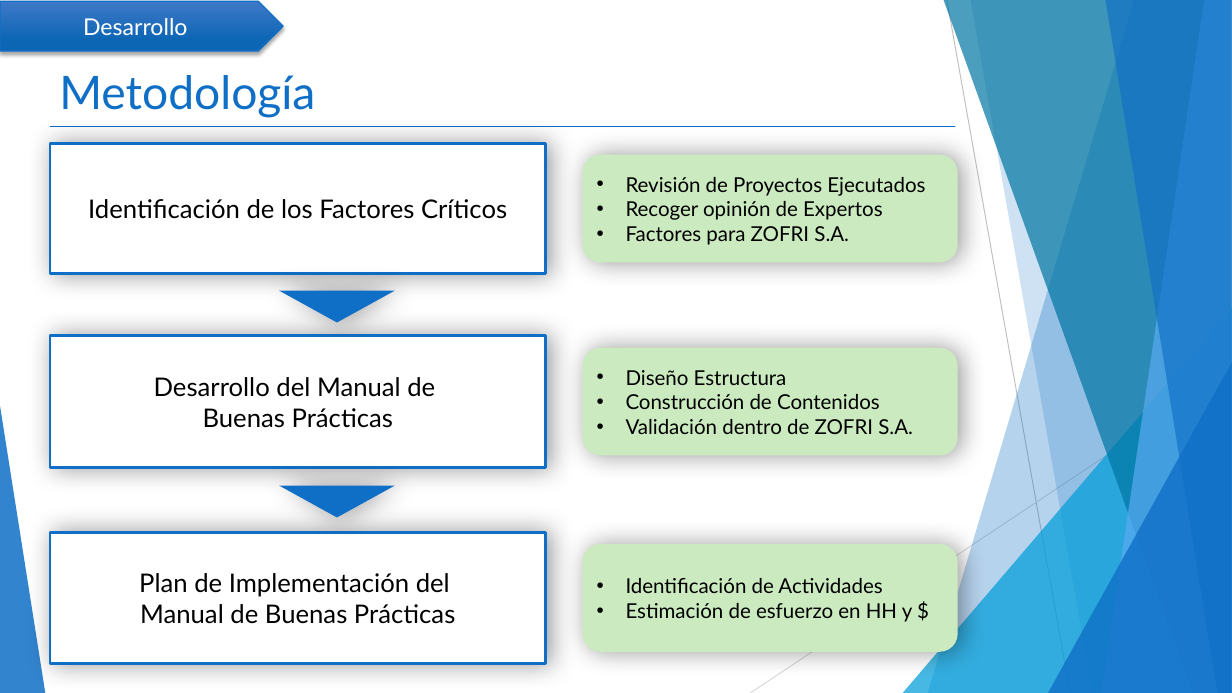
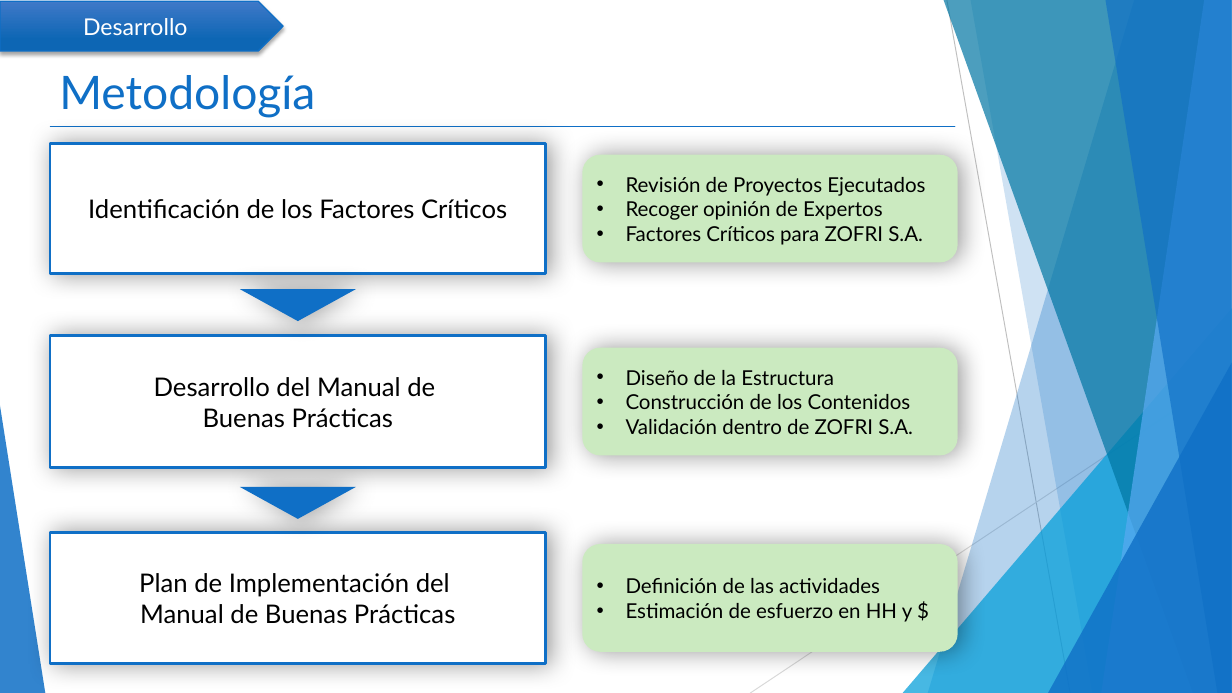
Before and after one commit to mcamara75/tituloUnap, a slide deck: slide 9 of 2018/TT IQQ 2018 Camara y Garay.pptx. Drawn at 1232x693 pixels with LibreOffice and Linux fonts; fonts in the diff are those of the drawing. Boxes give left, top, right and bottom in pixels: in the first picture for what was removed or moved away, otherwise in the second. Text is boxed around its words. In the diff, an @@ line names an element or a change of style, - is before the commit and + after.

Commit message:
Mejoras en redacción de puntos en la metodología

```diff
--- a/2018/TT IQQ 2018 Camara y Garay.pptx
+++ b/2018/TT IQQ 2018 Camara y Garay.pptx
@@ text in rounded rectangle at <box>626,226,923,245</box>: text changed @@
-• Factores para ZOFRI S.A.
+• Factores Críticos para ZOFRI S.A.
@@ flow chart merge: place and size @@
-flow chart merge at <box>279,290,395,323</box>
+flow chart merge at <box>240,289,356,322</box>
@@ text in rounded rectangle at <box>626,370,911,409</box>: text changed @@
-• Diseño Estructura
-• Construcción de Contenidos
+• Diseño de la Estructura
+• Construcción de los Contenidos
@@ flow chart merge: place and size @@
-flow chart merge at <box>279,485,395,518</box>
+flow chart merge at <box>240,487,356,519</box>
@@ text in rounded rectangle at <box>626,578,880,593</box>: text changed @@
-• Identificación de Actividades
+• Definición de las actividades
```
